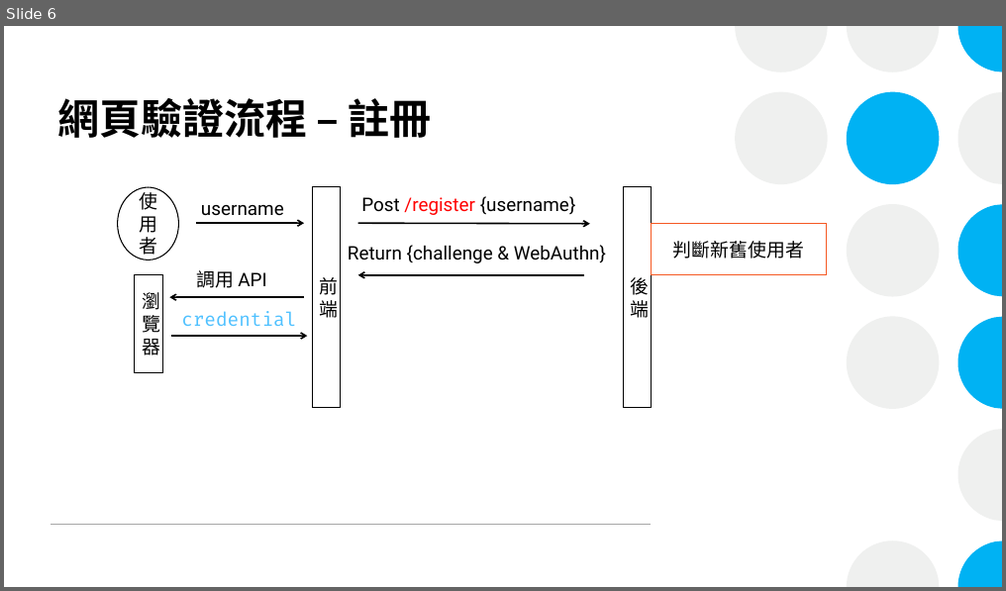
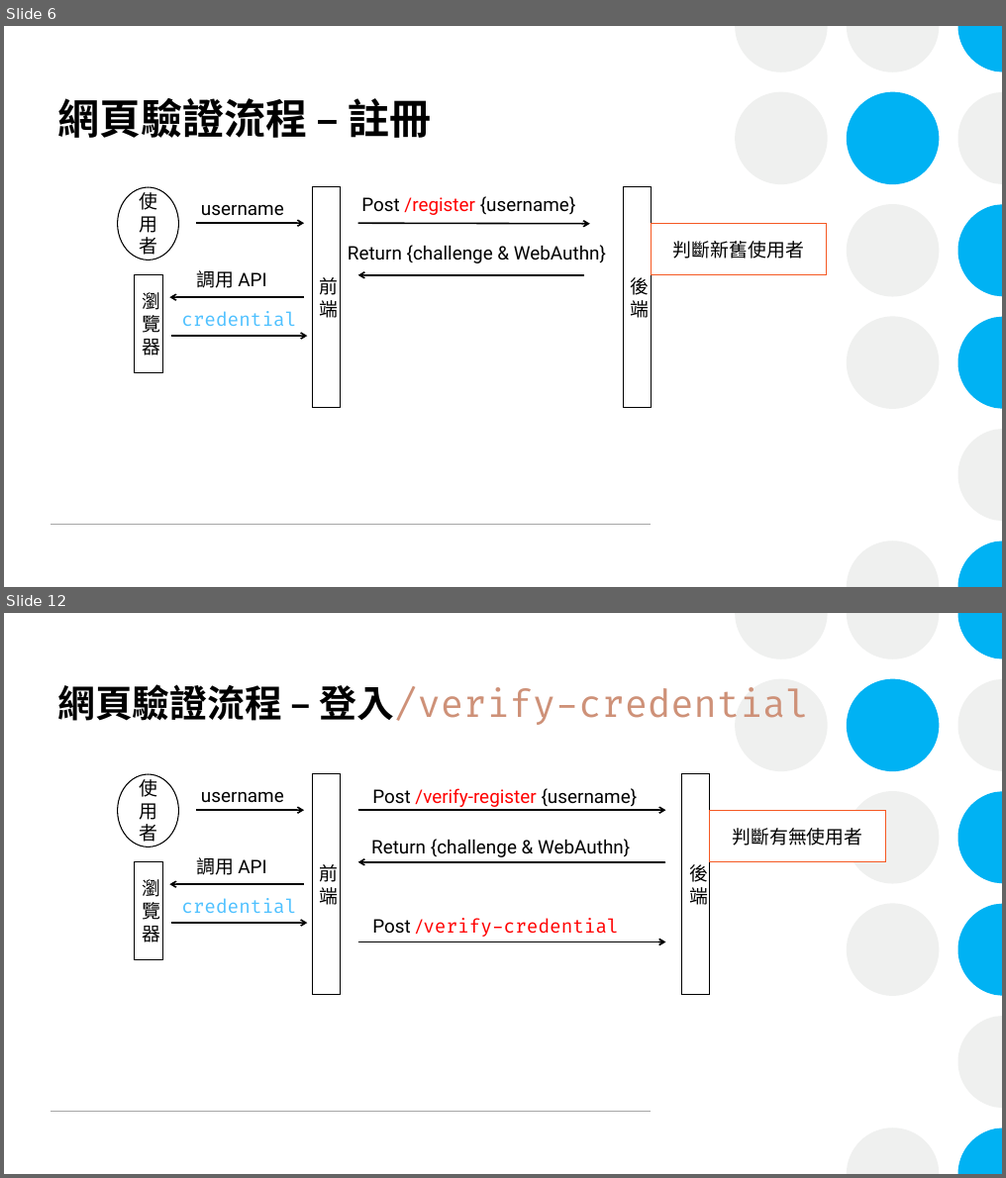
Before and after one commit to xiangerwu/Homework_Fido2, a slide deck: Fido2_Demo介紹.pptx. Shown one above the other, each under a label of ours: slide 6 before the commit, slides 6 and 12 after it; the slides between them are not shown. The pictures are 1006x591 and 1006x1178 pixels, drawn with LibreOffice and Linux fonts; fonts in the diff are those of the drawing. Boxes give left, top, right and bottom in pixels: in the first picture for what was removed or moved away, otherwise in the second. Text is boxed around its words. In the diff, an @@ line names an element or a change of style, - is before the commit and + after.

```diff
--- a/Fido2_Demo介紹.pptx
+++ b/Fido2_Demo介紹.pptx
@@ slide 12 added at box(4, 613, 1002, 1174), background #FFFFFF; not listed: 14 template elements that a slide beside it also shows @@
@@ title added at box(57, 684, 809, 725), 36 pt, text #CE9178 @@
+網頁驗證流程 – 登入/verify-credential
@@ ellipse added at box(118, 774, 179, 848), fill #FFFFFF, outline #000000 1 pt, 18 pt, text #000000 @@
+使用者
@@ rectangle added at box(313, 774, 341, 995), fill #FFFFFF, outline #000000 1 pt, 18 pt, text #000000 @@
+前端
@@ text added at box(372, 788, 638, 807), 18 pt, text #FF0000 @@
+Post /verify-register {username}
@@ rectangle added at box(682, 774, 710, 995), fill #FFFFFF, outline #000000 1 pt, 18 pt, text #000000 @@
+後端
@@ arrow added from (196, 810) to (304, 810), #000000 1.5 pt @@
@@ text added at box(201, 792, 284, 803), 18 pt, text #000000 @@
+username
@@ arrow added from (358, 810) to (665, 810), #000000 1.5 pt @@
@@ rectangle added at box(710, 811, 886, 862), fill #FFFFFF, outline #F55822 1 pt, 18 pt, text #000000 @@
+判斷有無使用者
@@ text added at box(371, 839, 630, 858), 18 pt, text #000000 @@
+Return {challenge & WebAuthn}
@@ rectangle added at box(135, 862, 162, 959), fill #FFFFFF, outline #000000 1 pt, 18 pt, text #000000 @@
+瀏覽器
@@ text added at box(196, 858, 266, 875), 18 pt, text #000000 @@
+調用 API
@@ arrow added from (665, 862) to (358, 862), #000000 1.5 pt @@
@@ arrow added from (304, 884) to (169, 884), #000000 1.5 pt @@
@@ text added at box(181, 898, 296, 913), 18 pt, text #4FC1FF @@
+credential
@@ arrow added from (171, 923) to (307, 923), #000000 1.5 pt @@
@@ text added at box(372, 918, 619, 937), 18 pt, text #FF0000 @@
+Post /verify-credential
@@ arrow added from (358, 943) to (665, 943), #000000 1.5 pt @@
```
Also in this commit, not shown: 5 slides changed, 6 other slides added.
